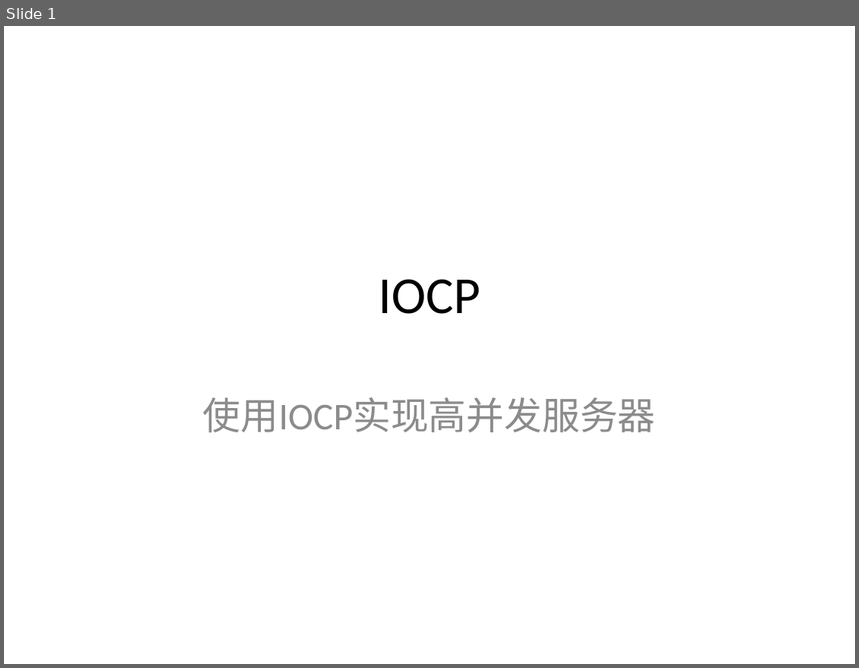
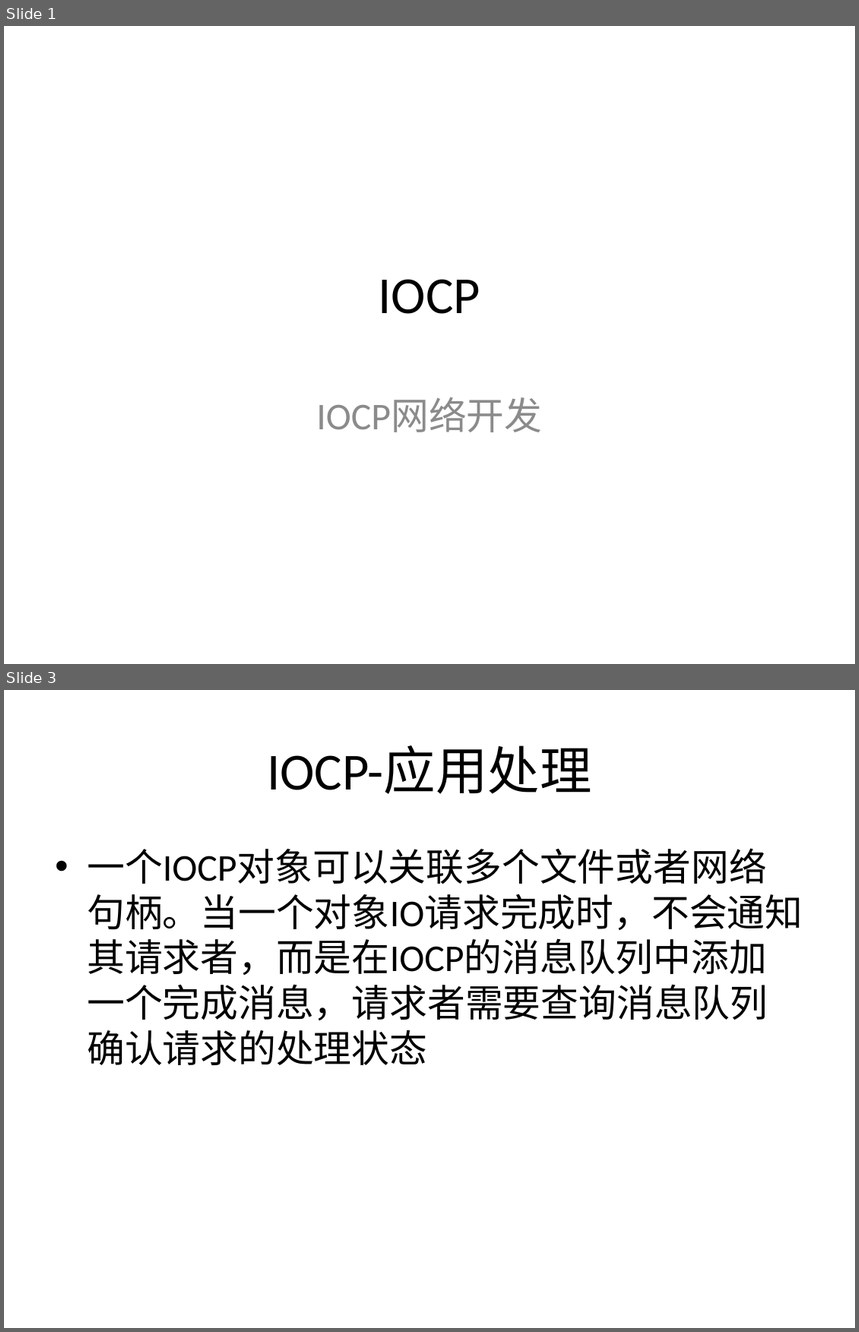
Before and after one commit to dxjeric/CompletionPort, a slide deck: Doc/IOCP.pptx. Shown one above the other, each under a label of ours: slide 1 before the commit, slides 1 and 3 after it; the slides between them are not shown. The pictures are 859x668 and 859x1332 pixels, drawn with LibreOffice and Linux fonts; fonts in the diff are those of the drawing; background and template pictures are left out. Boxes give left, top, right and bottom in pixels: in the first picture for what was removed or moved away, otherwise in the second. Text is boxed around its words. In the diff, an @@ line names an element or a change of style, - is before the commit and + after.

```diff
--- a/Doc/IOCP.pptx
+++ b/Doc/IOCP.pptx
@@ slide 3 added at [4,690,855,1328], background picture (left out) @@
@@ title added at [267,746,591,794], 44 pt, text #000000 @@
+IOCP-应用处理
@@ text added at [87,848,803,1065], 32 pt, text #000000 @@
+• 一个IOCP对象可以关联多个文件或者网络句柄。当一个对象IO请求完成时，不会通知其请求者，而是在IOCP的消息队列中添加一个完成消息，请求者需要查询消息队列确认请求的处理状态
@@ slide 1 changed as well @@
@@ subtitle at [316,398,542,433]: text changed @@
-使用IOCP实现高并发服务器
+IOCP网络开发
```
Also in this commit, not shown: 13 other slides added.
